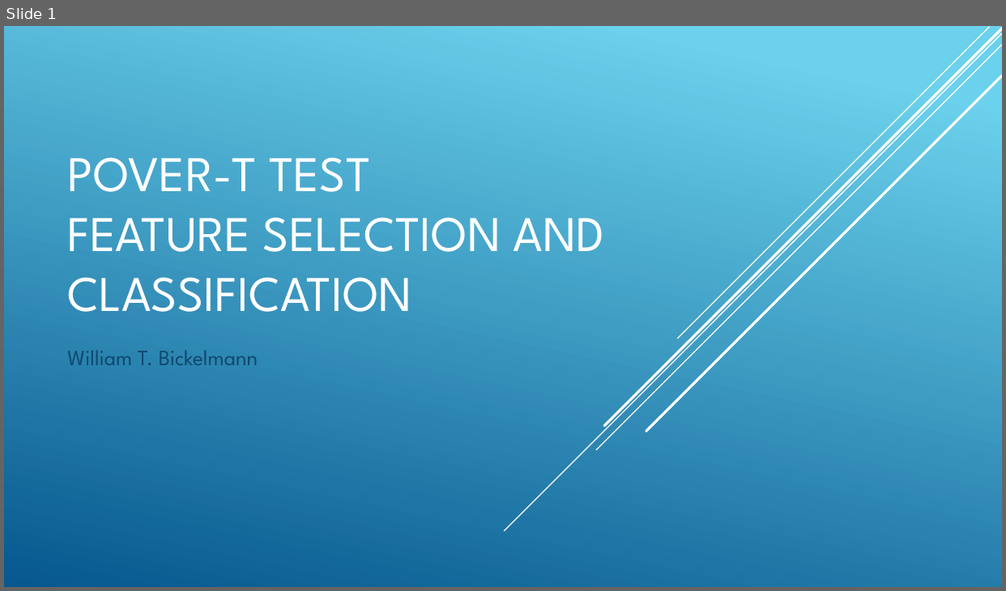
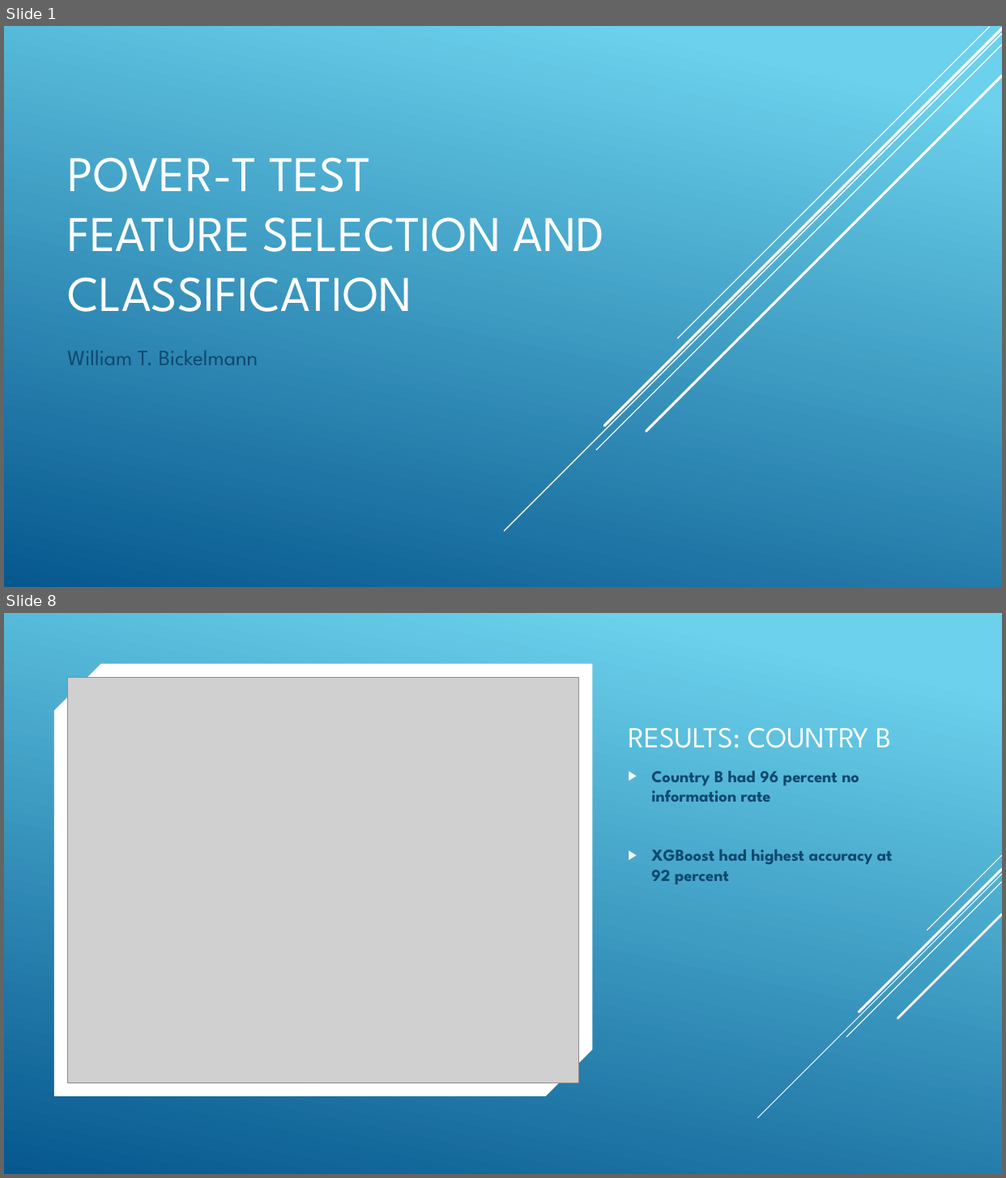
Before and after one commit to wbickelmann/MLProjects, a slide deck: PoveR-T Test_slides.pptx. Shown one above the other, each under a label of ours: slide 1 before the commit, slides 1 and 8 after it; the slides between them are not shown. The pictures are 1006x591 and 1006x1178 pixels, drawn with LibreOffice and Linux fonts; fonts in the diff are those of the drawing; grey boxes stand for pictures. Boxes give left, top, right and bottom in pixels: in the first picture for what was removed or moved away, otherwise in the second. Text is boxed around its words. In the diff, an @@ line names an element or a change of style, - is before the commit and + after.

```diff
--- a/PoveR-T Test_slides.pptx
+++ b/PoveR-T Test_slides.pptx
@@ slide 8 added at box(4, 613, 1002, 1174), background gradient #6ED2EB to #06588E @@
@@ snip diag rect added at box(54, 664, 592, 1097), fill #FFFFFF @@
@@ picture added at box(68, 677, 579, 1083) @@
@@ title added at box(628, 728, 891, 748), 28 pt, text #FFFFFF @@
+RESULTS: COUNTRY B
@@ text added at box(651, 771, 893, 884), 16 pt, text #0F496F, bold @@
+▶ Country B had 96 percent no information rate
+▶ XGBoost had highest accuracy at 92 percent
@@ group added at box(758, 855, 1002, 1118): 5 lines @@
```
Also in this commit, not shown: 1 slide changed, 7 other slides added, 8 slides removed, 8 other files.
